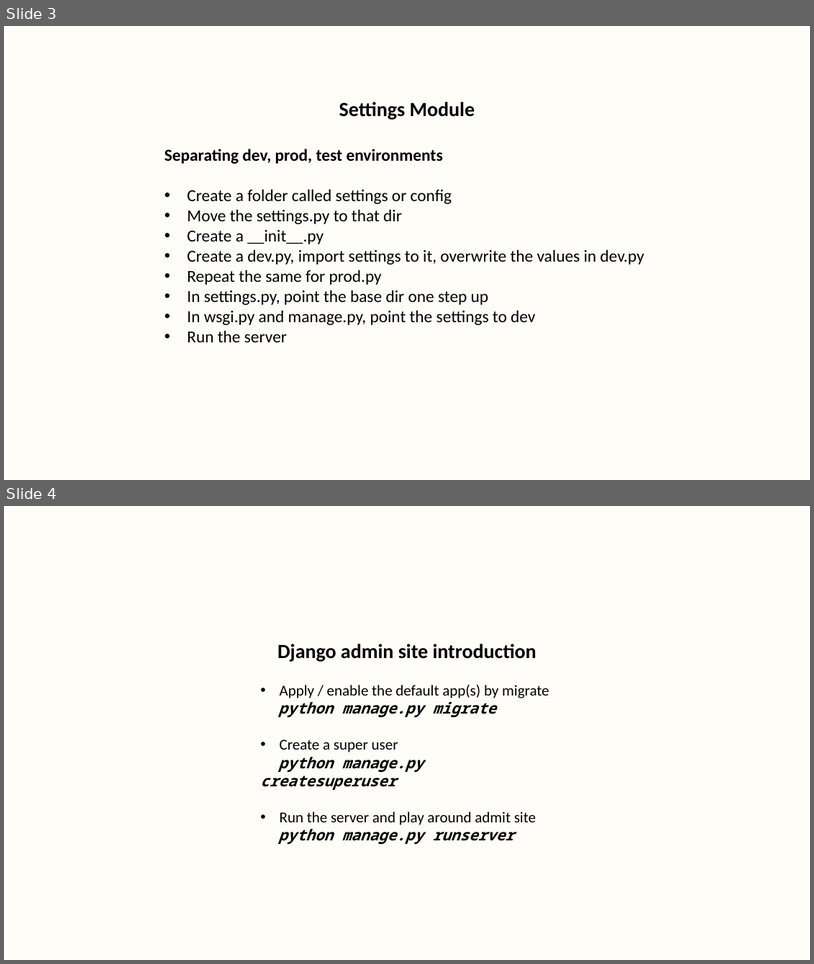
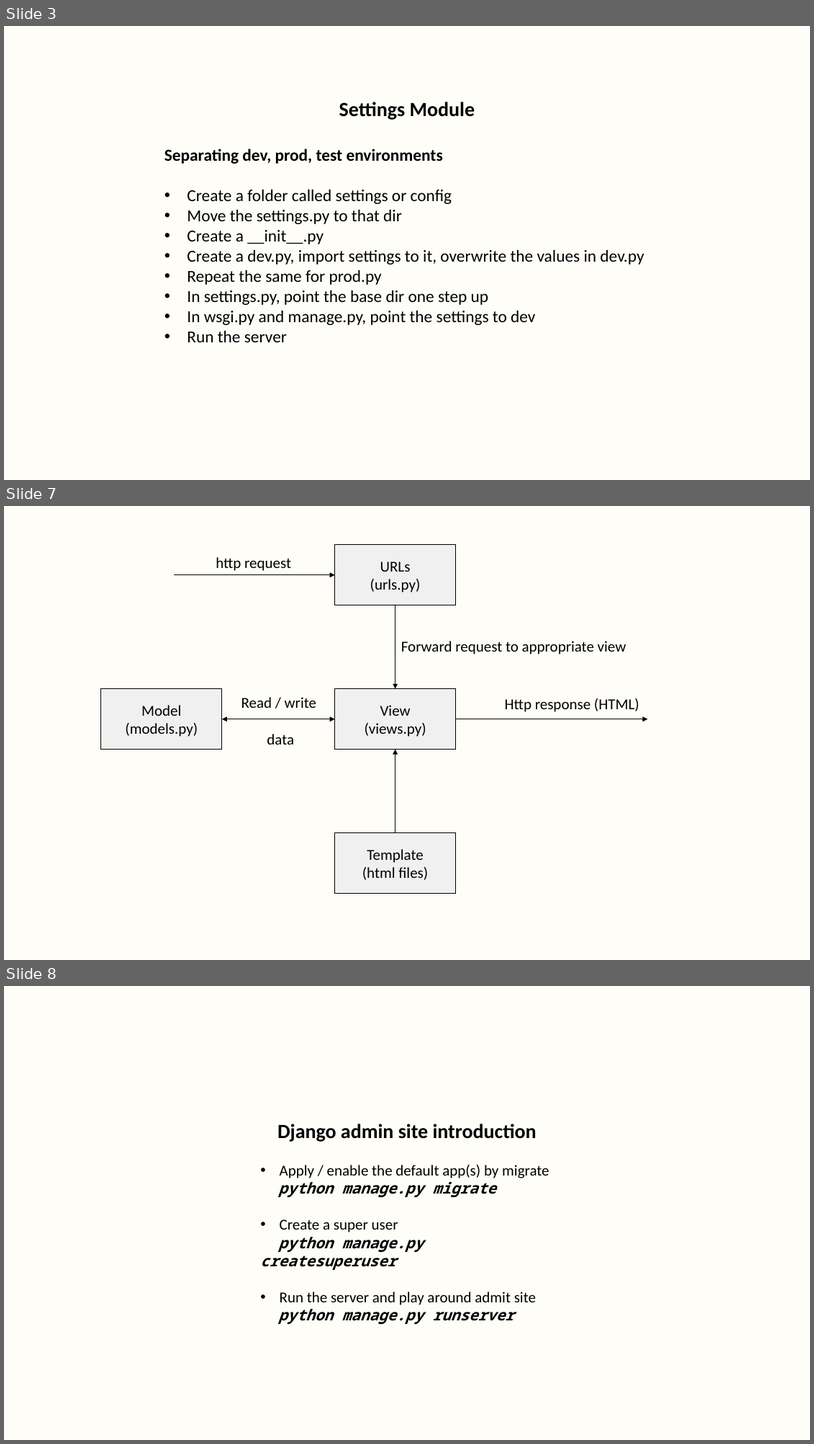
Before and after one commit to dharaneya/gym_web_app, a slide deck: practical_notes.pptx. Shown one above the other, each under a label of ours: slides 3 and 4 before the commit, slides 3, 7 and 8 after it; the slides between them are not shown. The pictures are 814x964 and 814x1444 pixels, drawn with LibreOffice and Linux fonts; fonts in the diff are those of the drawing. Boxes give left, top, right and bottom in pixels: in the first picture for what was removed or moved away, otherwise in the second. Text is boxed around its words. In the diff, an @@ line names an element or a change of style, - is before the commit and + after.

```diff
--- a/practical_notes.pptx
+++ b/practical_notes.pptx
@@ slide 7 added at (x1=4, y1=506, x2=810, y2=960), background #FEFDF8 @@
@@ rectangle added at (x1=335, y1=545, x2=456, y2=605), fill #F0F0F0, outline #000000 1 pt, 18 pt, text #000000 @@
+URLs
+(urls.py)
@@ text added at (x1=216, y1=557, x2=291, y2=571), 18 pt, text #000000 @@
+http request
@@ arrow added from (174, 575) to (335, 575), #000000 0.5 pt @@
@@ arrow added from (396, 605) to (396, 689), #000000 0.5 pt @@
@@ text added at (x1=401, y1=641, x2=627, y2=654), 18 pt, text #000000 @@
+Forward request to appropriate view
@@ rectangle added at (x1=101, y1=689, x2=222, y2=749), fill #F0F0F0, outline #000000 1 pt, 18 pt, text #000000 @@
+Model
+(models.py)
@@ text added at (x1=242, y1=697, x2=316, y2=744), 18 pt, text #000000 @@
+Read / write
+data
@@ rectangle added at (x1=335, y1=689, x2=456, y2=749), fill #F0F0F0, outline #000000 1 pt, 18 pt, text #000000 @@
+View
+(views.py)
@@ text added at (x1=505, y1=698, x2=640, y2=712), 18 pt, text #000000 @@
+Http response (HTML)
@@ double arrow added from (222, 719) to (335, 719), #000000 0.5 pt @@
@@ arrow added from (456, 719) to (648, 719), #000000 0.5 pt @@
@@ arrow added from (396, 833) to (396, 749), #000000 0.5 pt @@
@@ rectangle added at (x1=335, y1=833, x2=456, y2=893), fill #F0F0F0, outline #000000 1 pt, 18 pt, text #000000 @@
+Template
+(html files)
@@ what was slide 4 is now slide 8 @@
```
Also in this commit, not shown: 1 slide changed, 3 other slides added.
